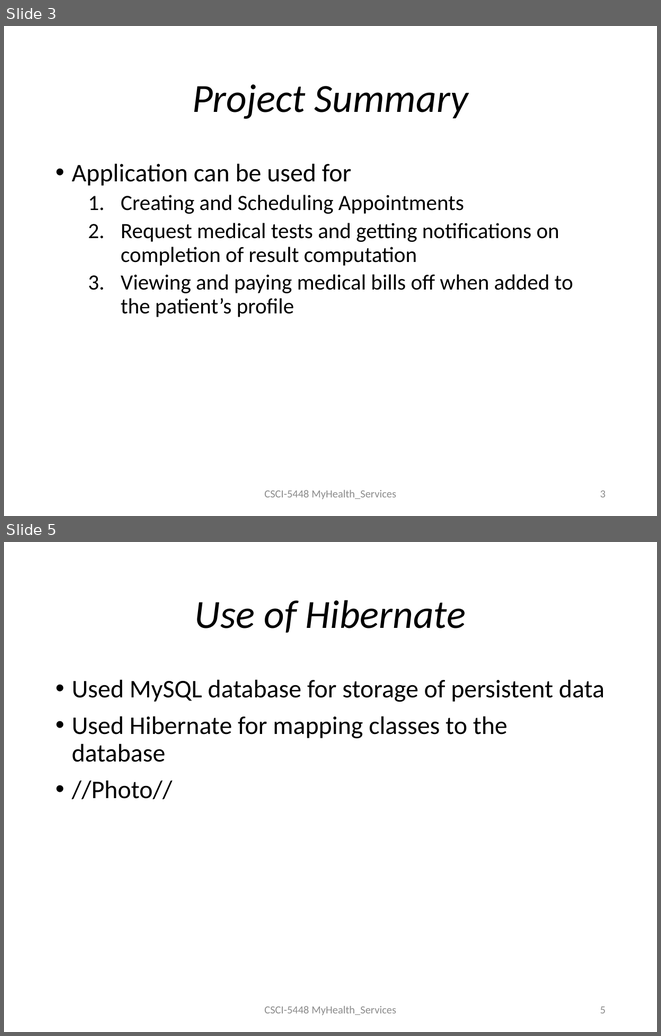
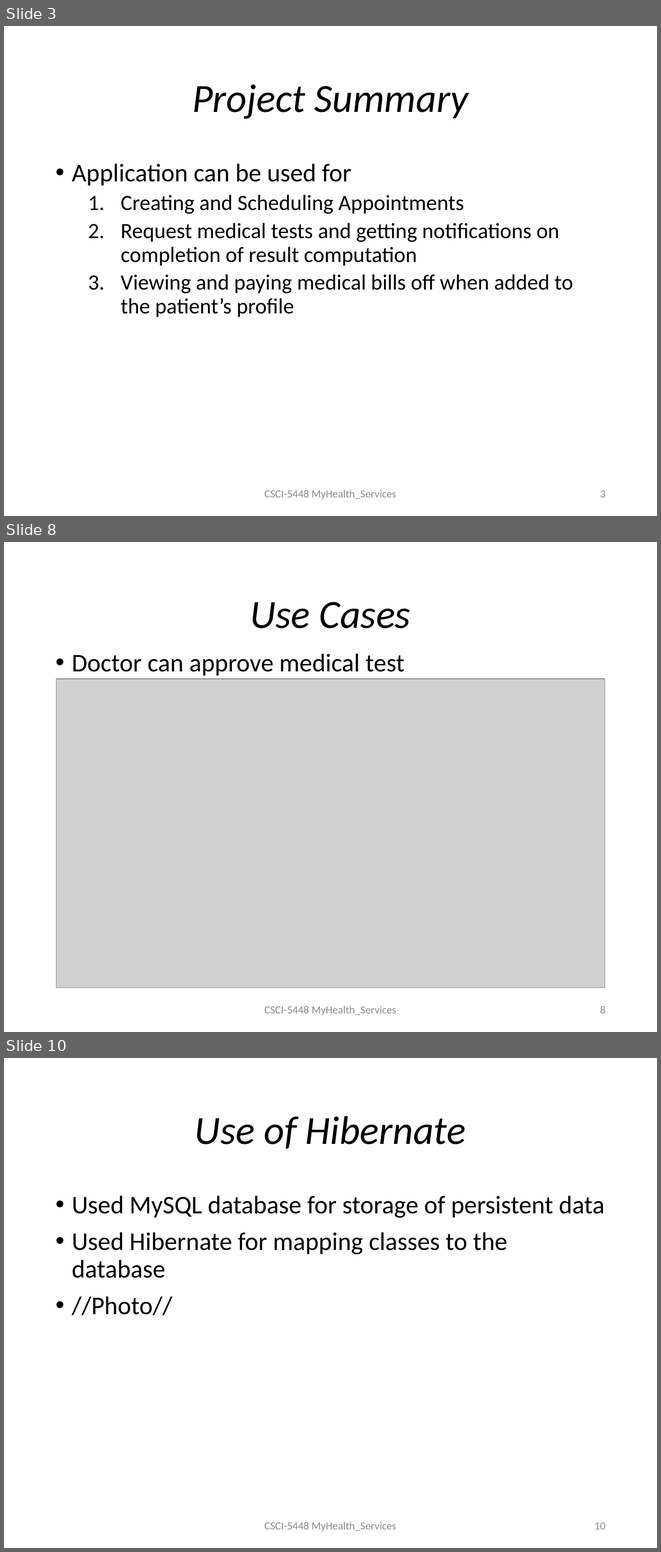
Before and after one commit to aarbac/MyHealth_Services, a slide deck: Presentation.pptx. Shown one above the other, each under a label of ours: slides 3 and 5 before the commit, slides 3, 8 and 10 after it; the slides between them are not shown. The pictures are 661x1036 and 661x1552 pixels, drawn with LibreOffice and Linux fonts; fonts in the diff are those of the drawing; grey boxes stand for pictures. Boxes give left, top, right and bottom in pixels: in the first picture for what was removed or moved away, otherwise in the second. Text is boxed around its words. In the diff, an @@ line names an element or a change of style, - is before the commit and + after.

Commit message:
Use cases added

```diff
--- a/Presentation.pptx
+++ b/Presentation.pptx
@@ slide 8 added at (4, 542, 657, 1032), background #FFFFFF @@
@@ title added at (250, 602, 411, 628), 44 pt, text #000000, italic @@
+Use Cases
@@ text added at (72, 653, 405, 676), 28 pt, text #000000 @@
+• Doctor can approve medical test
@@ picture added at (56, 678, 606, 987) @@
@@ text added at (264, 1006, 396, 1015), 12 pt, text #8C8C8C @@
+CSCI-5448 MyHealth_Services
@@ page number added at (600, 1006, 606, 1013), 12 pt, text #8C8C8C @@
+8
@@ what was slide 5 is now slide 10 @@
@@ page number at (594, 1522, 606, 1529): text changed @@
-5
+10
```
Also in this commit, not shown: 1 slide changed, 4 other slides added.
